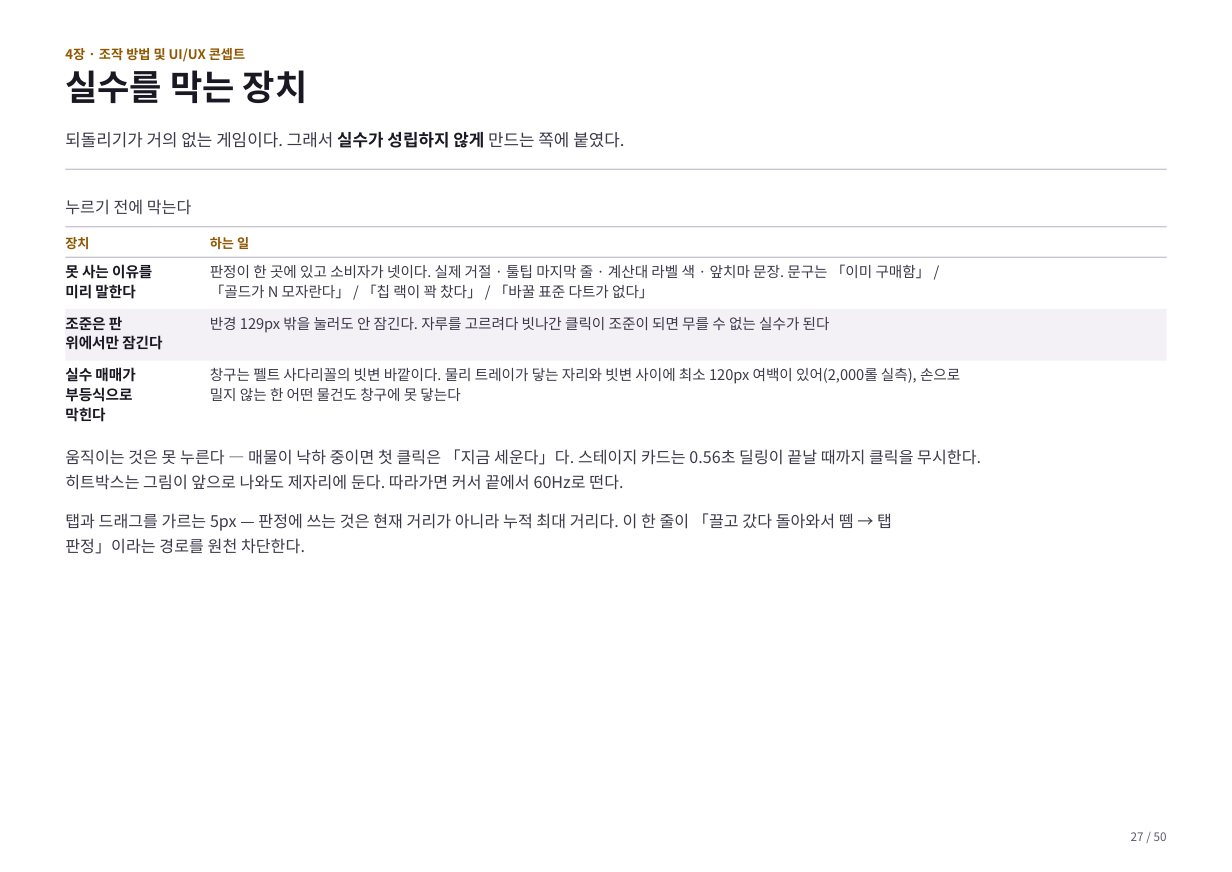
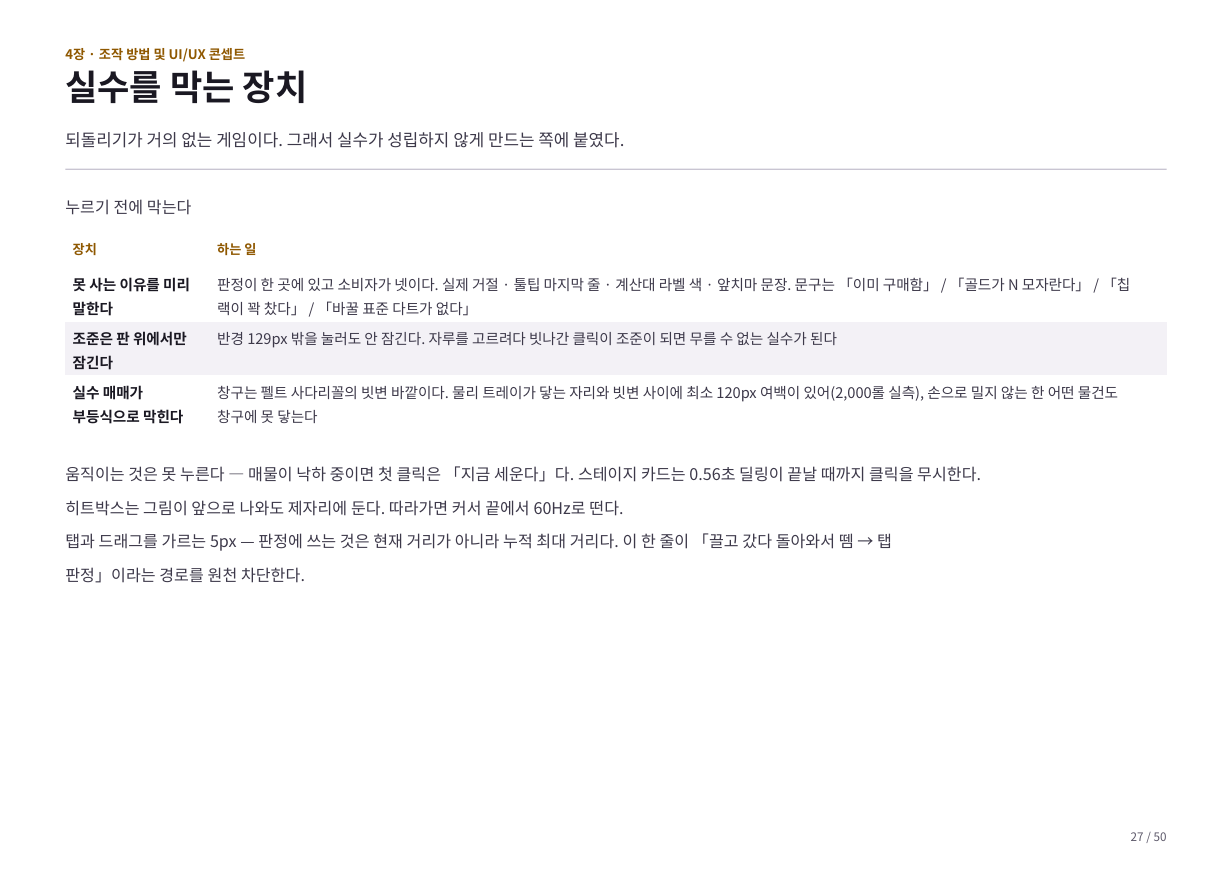
Before and after one commit to GGbong69/test-03, a slide deck: slide 27 of docs/기획서.pptx. Drawn at 1232x872 pixels with LibreOffice and Linux fonts; fonts in the diff are those of the drawing. Boxes give left, top, right and bottom in pixels: in the first picture for what was removed or moved away, otherwise in the second. Text is boxed around its words. In the diff, an @@ line names an element or a change of style, - is before the commit and + after.

```diff
--- a/docs/기획서.pptx
+++ b/docs/기획서.pptx
@@ text "되돌리기가 거의 없는 게임이다. 그래서 ..." at [65,132,624,148]: text colour #1A1822 to #3D394A, bold off in "실수가 성립하지 않게" @@
@@ rectangle removed at [65,227,1167,228] @@
@@ text removed at [65,237,89,249] @@
-장치
@@ table added at [65,233,1167,448], 4 rows, 2 columns @@
+장치 | 하는 일
+못 사는 이유를 미리 말한다 | 판정이 한 곳에 있고 소비자가 넷이다. 실제 거절 · 툴팁 마지막 줄 · 계산대 라벨 색 · 앞치마 문장. 문구는 「이미 구매함」 / 「골드가 N 모자란다」 / 「칩 랙이 꽉 찼다」 / 「바꿀 표준 다트가 없다」
+조준은 판 위에서만 잠긴다 | 반경 129px 밖을 눌러도 안 잠긴다. 자루를 고르려다 빗나간 클릭이 조준이 되면 무를 수 없는 실수가 된다
+실수 매매가 부등식으로 막힌다 | 창구는 펠트 사다리꼴의 빗변 바깥이다. 물리 트레이가 닿는 자리와 빗변 사이에 최소 120px 여백이 있어(2,000롤 실측), 손으로 밀지 않는 한 어떤 물건도 창구에 못 닿는다
@@ text removed at [210,237,249,249] @@
-하는 일
@@ rectangle removed at [65,256,1167,257] @@
@@ text removed at [65,264,152,299] @@
-못 사는 이유를
-미리 말한다
@@ text removed at [210,264,931,299] @@
-판정이 한 곳에 있고 소비자가 넷이다. 실제 거절 · 툴팁 마지막 줄 · 계산대 라벨 색 · 앞치마 문장. 문구는 「이미 구매함」 /
-「골드가 N 모자란다」 / 「칩 랙이 꽉 찼다」 / 「바꿀 표준 다트가 없다」
@@ rectangle removed at [65,309,1167,360] @@
@@ text removed at [65,316,162,350] @@
-조준은 판
-위에서만 잠긴다
@@ text removed at [210,317,830,333] @@
-반경 129px 밖을 눌러도 안 잠긴다. 자루를 고르려다 빗나간 클릭이 조준이 되면 무를 수 없는 실수가 된다
@@ text removed at [65,367,135,422] @@
-실수 매매가
-부등식으로
-막힌다
@@ text removed at [210,368,960,401] @@
-창구는 펠트 사다리꼴의 빗변 바깥이다. 물리 트레이가 닿는 자리와 빗변 사이에 최소 120px 여백이 있어(2,000롤 실측), 손으로
-밀지 않는 한 어떤 물건도 창구에 못 닿는다
@@ text "움직이는 것은 못 누른다 — ...": place and size @@
-text "움직이는 것은 못 누른다 — ..." at [65,449,981,490]
+text "움직이는 것은 못 누른다 — ..." at [65,466,981,583]
@@ text at [65,500,623,516]: more space between paragraphs @@
@@ text at [65,533,892,583]: paragraphs added @@
+탭과 드래그를 가르는 5px — 판정에 쓰는 것은 현재 거리가 아니라 누적 최대 거리다. 이 한 줄이 「끌고 갔다 돌아와서 뗌 → 탭
+판정」이라는 경로를 원천 차단한다.
@@ text removed at [65,513,892,554] @@
-탭과 드래그를 가르는 5px — 판정에 쓰는 것은 현재 거리가 아니라 누적 최대 거리다. 이 한 줄이 「끌고 갔다 돌아와서 뗌 → 탭
-판정」이라는 경로를 원천 차단한다.
```
Also in this commit, not shown: 49 other slides changed, 1 other file.
